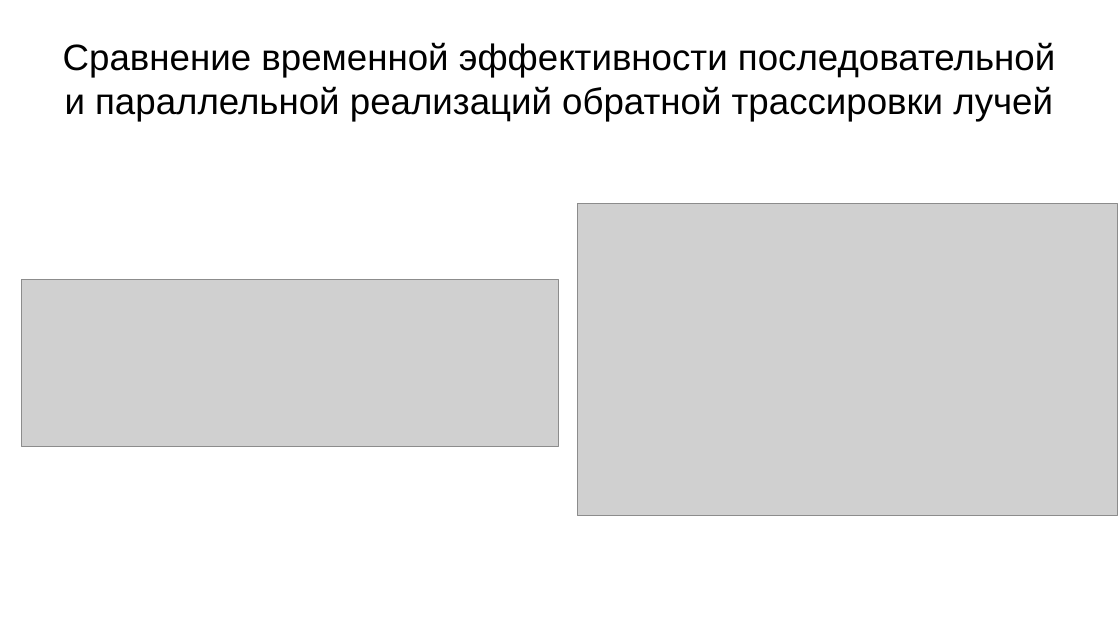
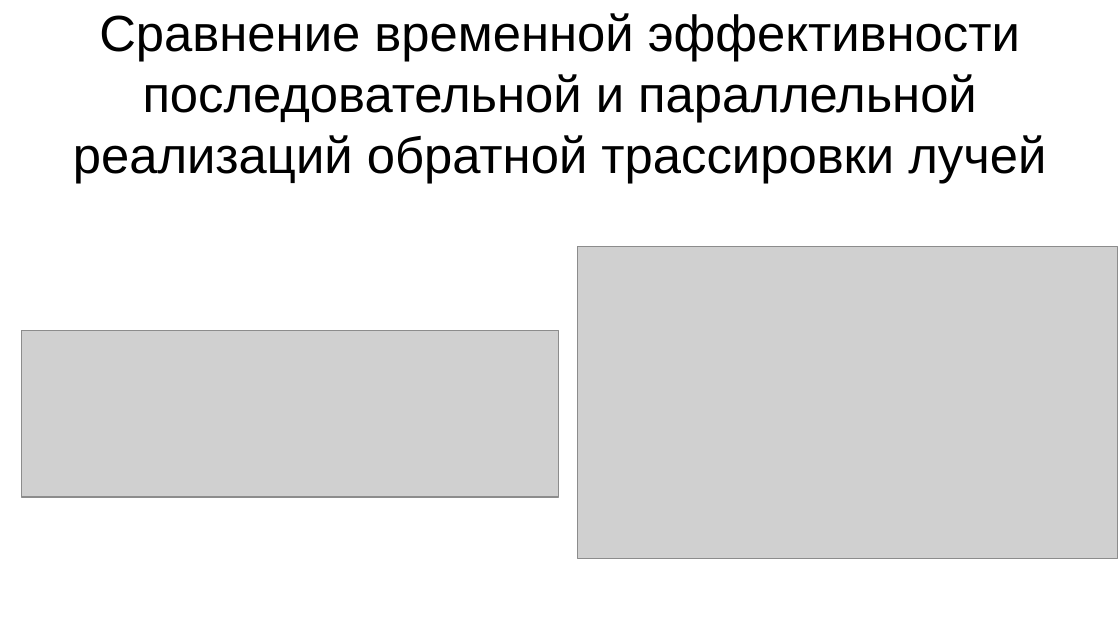
Before and after one commit to agarmirus/slime_toy_course_project, a slide deck: slide 17 of docs/pres/pres.odp. Drawn at 1120x630 pixels with LibreOffice and Linux fonts; fonts in the diff are those of the drawing; grey boxes stand for pictures. Boxes give left, top, right and bottom in pixels: in the first picture for what was removed or moved away, otherwise in the second. Text is boxed around its words. In the diff, an @@ line names an element or a change of style, - is before the commit and + after.

```diff
--- a/docs/pres/pres.odp
+++ b/docs/pres/pres.odp
@@ title "Cравнение временной эффективности последовательной и ...": place and size @@
-title "Cравнение временной эффективности последовательной и ..." at [63, 42, 1055, 121]
+title "Cравнение временной эффективности последовательной и ..." at [73, 13, 1046, 184]
@@ title "Cравнение временной эффективности последовательной и ..." at [73, 13, 1046, 184]: size 26 to 36 pt @@
@@ picture: place and size @@
-picture at [577, 203, 1118, 516]
+picture at [577, 246, 1118, 559]
@@ picture: place and size @@
-picture at [21, 279, 559, 446]
+picture at [21, 330, 559, 497]
```
Also in this commit, not shown: 13 other slides changed, 12 other files.
